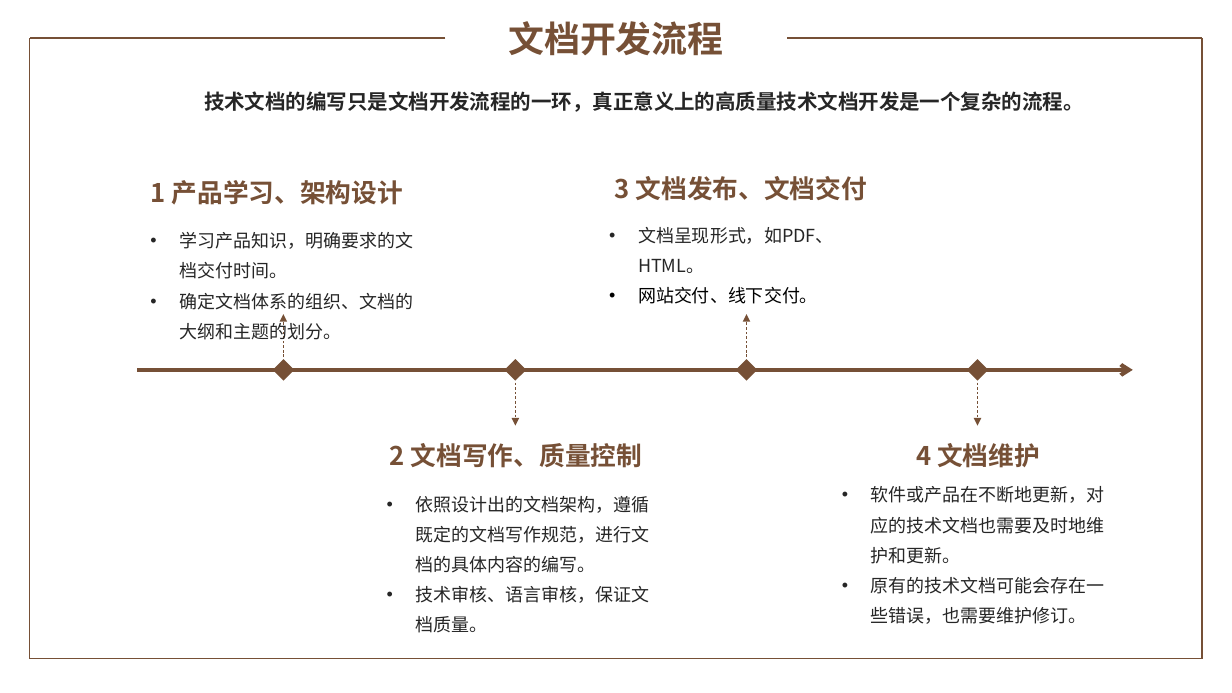
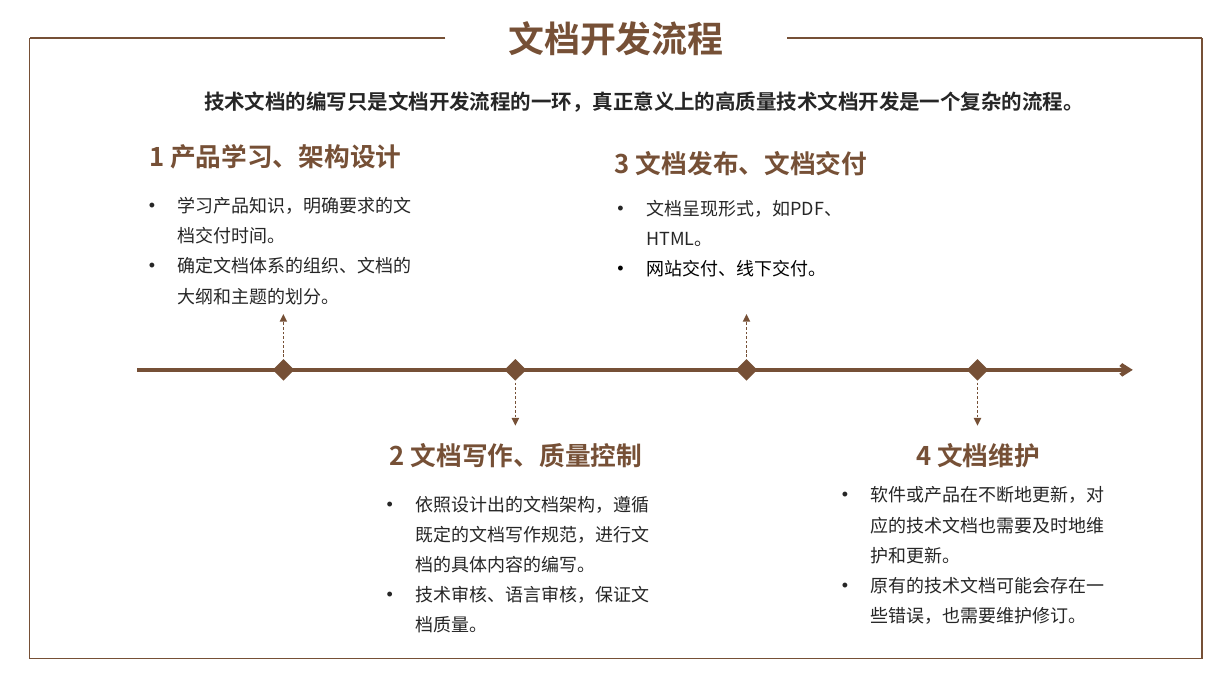
Before and after one commit to yaoyaodu/materials, a slide deck: slide 5 of docs/工具使用篇/绘图截图/PPT/工作总结.pptx. Drawn at 1232x693 pixels with LibreOffice and Linux fonts; fonts in the diff are those of the drawing; background and template pictures are left out. Boxes give left, top, right and bottom in pixels: in the first picture for what was removed or moved away, otherwise in the second. Text is boxed around its words. In the diff, an @@ line names an element or a change of style, - is before the commit and + after.

```diff
--- a/docs/工具使用篇/绘图截图/PPT/工作总结.pptx
+++ b/docs/工具使用篇/绘图截图/PPT/工作总结.pptx
@@ text "1 产品学习、架构设计": place and size @@
-text "1 产品学习、架构设计" at [151, 180, 403, 205]
+text "1 产品学习、架构设计" at [149, 144, 401, 169]
@@ text "3 文档发布、文档交付": place and size @@
-text "3 文档发布、文档交付" at [615, 176, 867, 201]
+text "3 文档发布、文档交付" at [615, 151, 867, 176]
@@ text "学习产品知识，明确要求的文档交付时间。": place and size @@
-text "学习产品知识，明确要求的文档交付时间。" at [179, 232, 413, 343]
+text "学习产品知识，明确要求的文档交付时间。" at [178, 197, 412, 305]
@@ text "文档呈现形式，如PDF、HTML。": place and size @@
-text "文档呈现形式，如PDF、HTML。" at [638, 227, 834, 304]
+text "文档呈现形式，如PDF、HTML。" at [646, 200, 842, 277]
```
Also in this commit, not shown: 2 other files.
